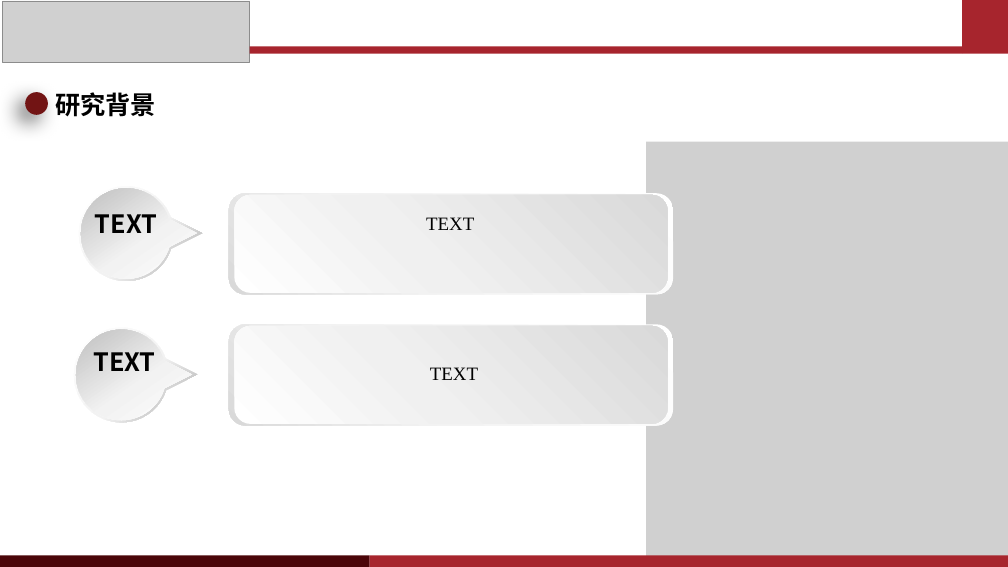
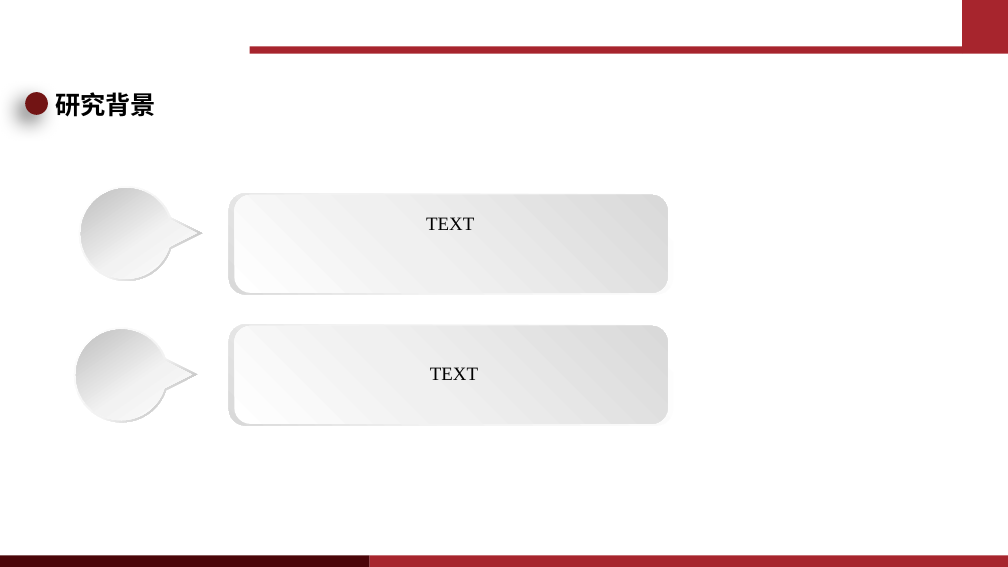
Before and after one commit to LaureatePoet/Beamer-HFUT-sxxy, a slide deck: slide 4 of PowerPoint_Template/HFUT-presentation.pptx. Drawn at 1008x567 pixels with LibreOffice and Linux fonts; fonts in the diff are those of the drawing; grey boxes stand for pictures; background and template pictures are left out. Boxes give left, top, right and bottom in pixels: in the first picture for what was removed or moved away, otherwise in the second. Text is boxed around its words. In the diff, an @@ line names an element or a change of style, - is before the commit and + after.

```diff
--- a/PowerPoint_Template/HFUT-presentation.pptx
+++ b/PowerPoint_Template/HFUT-presentation.pptx
@@ picture removed at [2,1,250,62] @@
@@ rectangle removed at [250,46,962,53] @@
@@ rectangle added at [250,46,962,53], fill #A7252D @@
@@ picture removed at [647,142,1008,567] @@
@@ text removed at [95,214,157,233] @@
-TEXT
@@ text removed at [93,352,155,371] @@
-TEXT
@@ rectangle removed at [370,556,1008,567] @@
@@ rectangle added at [370,556,1008,567], fill #A7252D @@
```
Also in this commit, not shown: 4 other slides changed.
